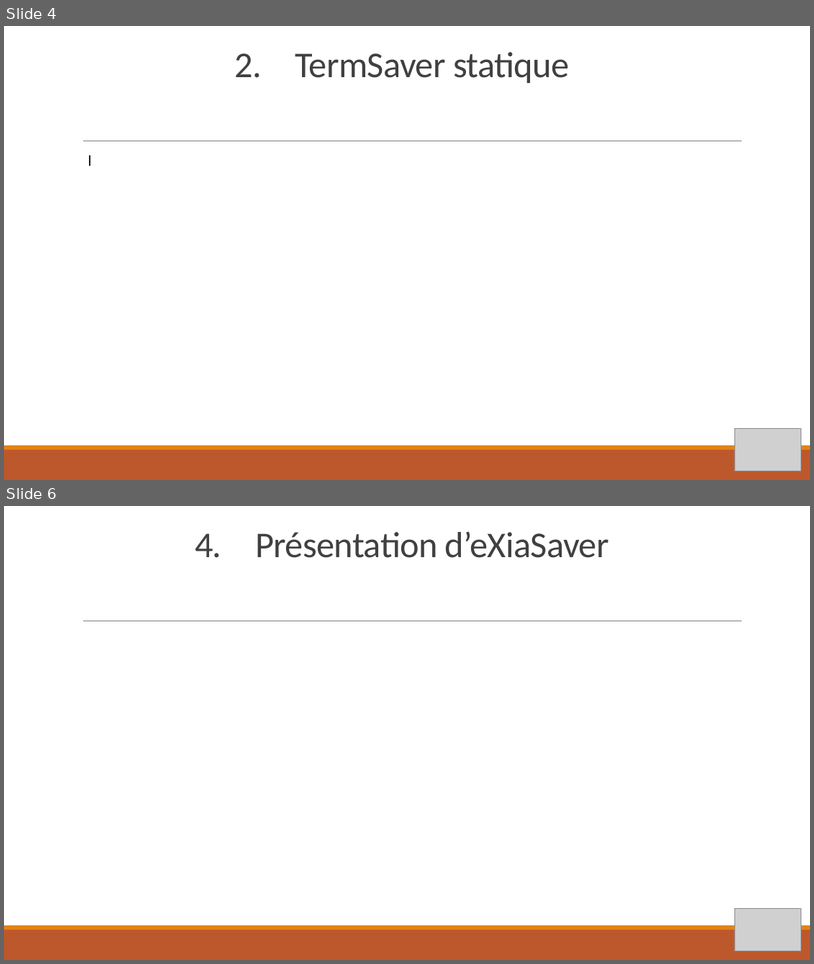
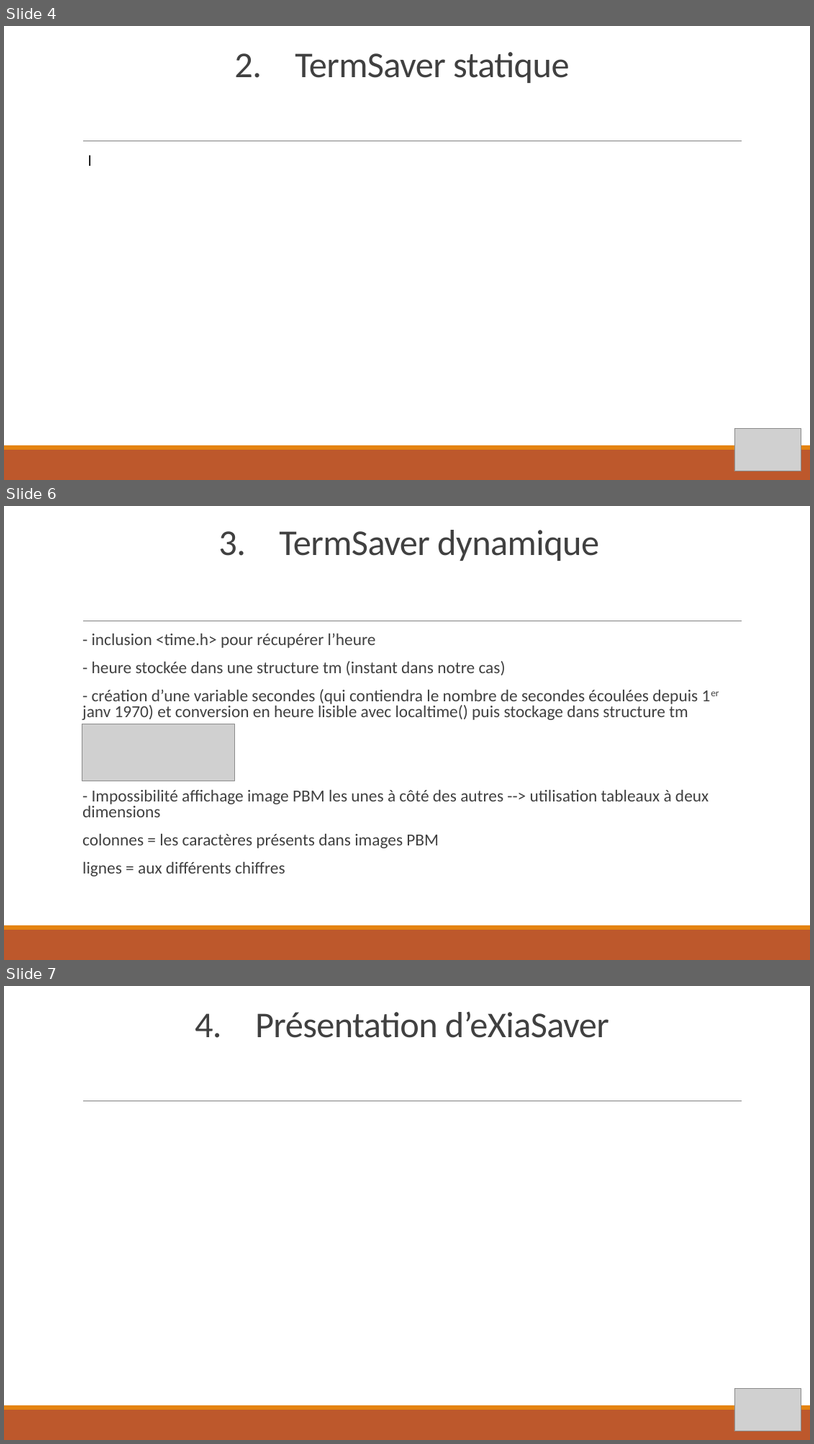
Before and after one commit to pierredumangin/Projet-eXiaSaver, a slide deck: PPT eXiaSaver.pptx. Shown one above the other, each under a label of ours: slides 4 and 6 before the commit, slides 4, 6 and 7 after it; the slides between them are not shown. The pictures are 814x964 and 814x1444 pixels, drawn with LibreOffice and Linux fonts; fonts in the diff are those of the drawing; grey boxes stand for pictures. Boxes give left, top, right and bottom in pixels: in the first picture for what was removed or moved away, otherwise in the second. Text is boxed around its words. In the diff, an @@ line names an element or a change of style, - is before the commit and + after.

```diff
--- a/PPT eXiaSaver.pptx
+++ b/PPT eXiaSaver.pptx
@@ slide 6 added at (4, 506, 810, 960), background #FFFFFF; not listed: 3 template elements that a slide beside it also shows @@
@@ title added at (219, 530, 599, 561), 43.2 pt, text #404040 @@
+3. TermSaver dynamique
@@ text added at (82, 633, 709, 876), 20 pt, text #404040 @@
+  - inclusion <time.h> pour récupérer l’heure
+  - heure stockée dans une structure tm (instant dans notre cas)
+  - création d’une variable secondes (qui contiendra le nombre de secondes écoulées depuis 1er janv 1970) et conversion en heure lisible avec localtime() puis stockage dans structure tm
+  - Impossibilité affichage image PBM les unes à côté des autres --> utilisation tableaux à deux dimensions
+  colonnes = les caractères présents dans images PBM
+  lignes = aux différents chiffres
@@ picture added at (82, 723, 235, 780) @@
@@ what was slide 6 is now slide 7 @@
```
Also in this commit, not shown: 1 slide changed.
